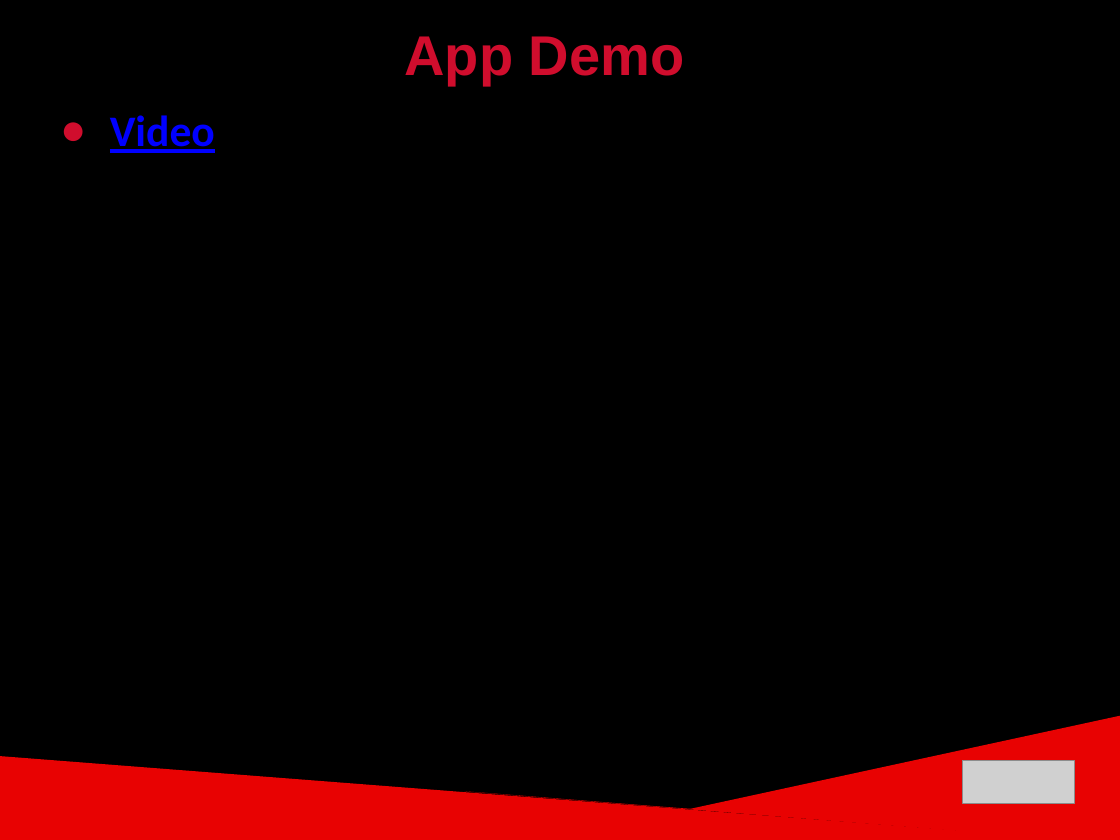
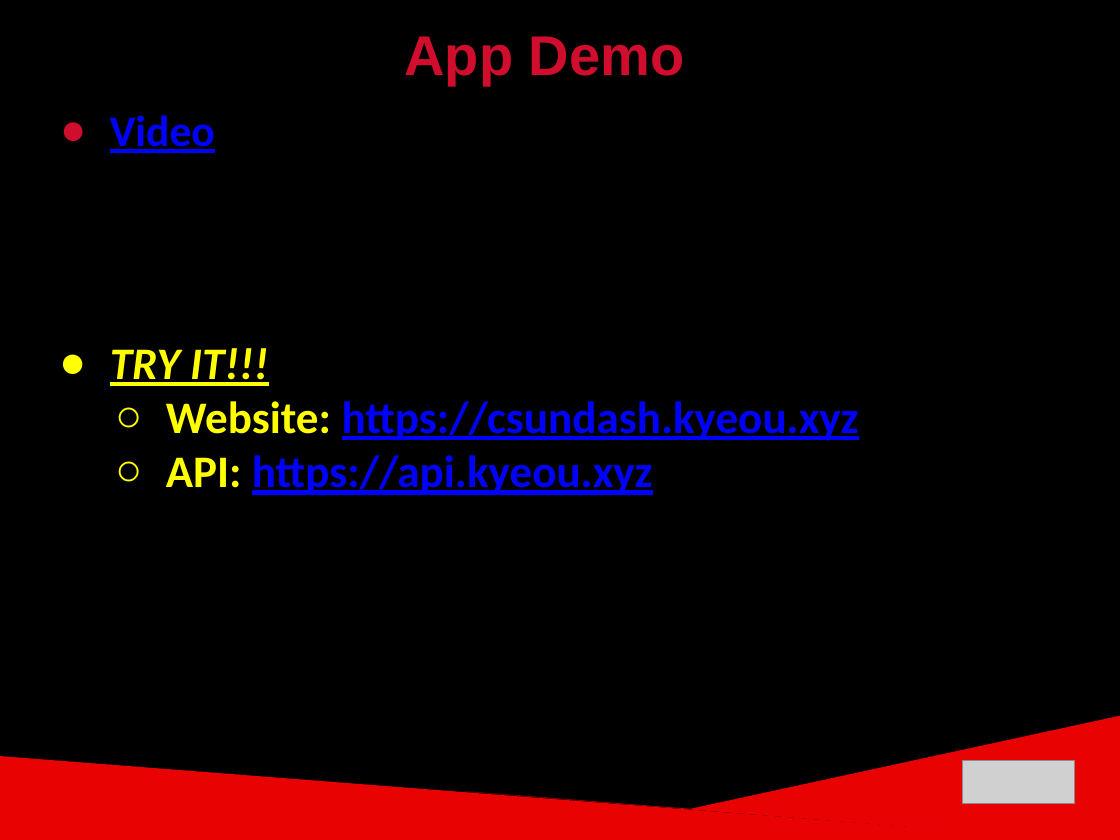
Before and after one commit to ckjarmon/CSUN-Dashboard, a slide deck: slide 14 of documentation/presentations/White Volley Girls - Final Project Presentation (Season 2).pptx. Drawn at 1120x840 pixels with LibreOffice and Linux fonts; fonts in the diff are those of the drawing; grey boxes stand for pictures. Boxes give left, top, right and bottom in pixels: in the first picture for what was removed or moved away, otherwise in the second. Text is boxed around its words. In the diff, an @@ line names an element or a change of style, - is before the commit and + after.

```diff
--- a/documentation/presentations/White Volley Girls - Final Project Presentation (Season 2).pptx
+++ b/documentation/presentations/White Volley Girls - Final Project Presentation (Season 2).pptx
@@ text at (x1=110, y1=348, x2=859, y2=495): paragraphs added @@
+● TRY IT!!!
+  ○ Website: https://csundash.kyeou.xyz
+  ○ API: https://api.kyeou.xyz
```
Also in this commit, not shown: 7 other slides changed, 2 other files.
